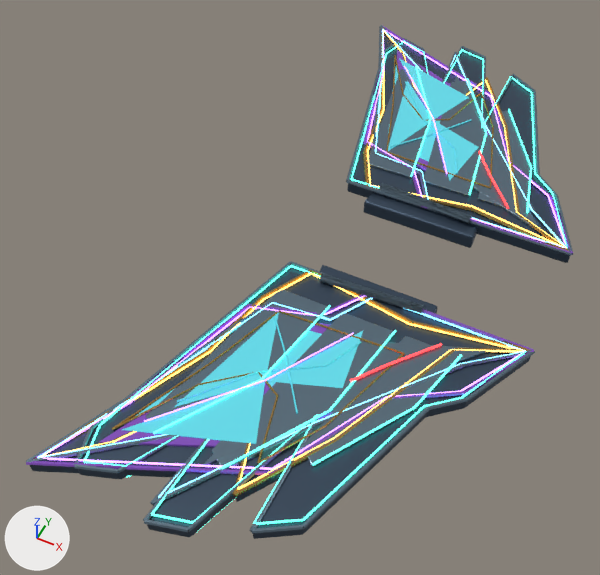
The glTF model art/blender/fittings/harrier/wings.glb, before and after one commit.
Rendered twice from a 50 mm camera at (8.2, -47.5, 49.8) aimed at (-12.7, -5.7, -2.4). The axes (+X, +Y, +Z) are drawn at lower left. The lights are the same throughout. The older version comes first. Where no turn or scale is listed for an object, it has been applied to the vertices.

The first picture shows 'w_phantom Champagne gold edging', 'w_phantom Cyan energy laminate', 'w_phantom w_phantom emitter', 'w_prism Cyan energy laminate', 'w_prism Fitting gunmetal', 'w_prism Violet prismatic glass', 'w_prism w_prism emitter', 'w_razor Brushed fitting edges', 'w_razor w_razor emitter', 'w_vane Brushed fitting edges', 'w_vane Fitting gunmetal', 'w_vane w_vane emitter' and 6 more.
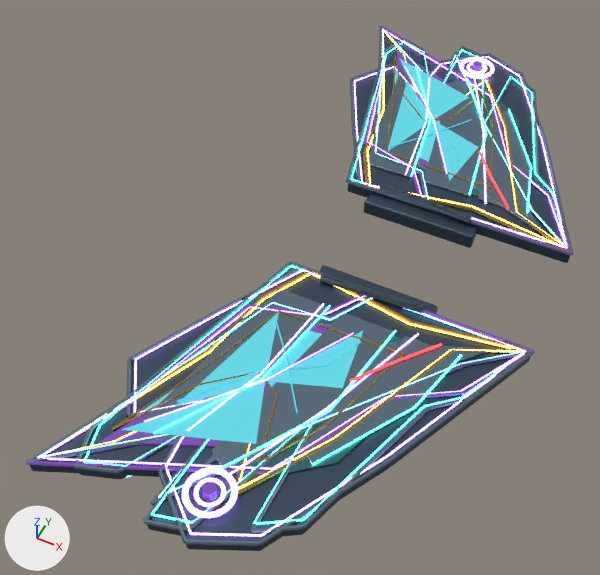
What differs and where, as boxes (x1, y1, x2, y2) in the pictures (600 x 575 px):
'w_graviton Fitting gunmetal', added
    after: (131, 58, 569, 551)
'w_graviton w_graviton emitter', added
    after: (134, 56, 568, 537)
'w_graviton Brushed fitting edges', added
    after: (126, 53, 573, 546)
'w_graviton Phantom blue-black enamel', added
    after: (237, 84, 520, 483)
'w_graviton Violet prismatic glass', added
    after: (202, 61, 482, 502)

Patch to the scene script:
```diff
--- a/art/blender/fittings/harrier/wings.glb.py
+++ b/art/blender/fittings/harrier/wings.glb.py
@@ mat_w_graviton_emitter @@
+mat_w_graviton_emitter = principled_material('w_graviton emitter')
+mat_w_graviton_emitter.base_color = (0.62, 0.36, 1.0)  # purple #cea2ff
+mat_w_graviton_emitter.metallic = 0.1
+mat_w_graviton_emitter.roughness = 0.28
+mat_w_graviton_emitter.emission_color = (0.62, 0.36, 1.0)  # purple #cea2ff
+mat_w_graviton_emitter.emission_strength = 2.8
@@ me_graviton_flux_line @@
+me_graviton_flux_line.from_pydata(...)  # 1162 vertices, 2192 faces; spans x -12.8..12.8, y -29.8..29.8, z -1.2..1.2
+me_graviton_flux_line.materials.append(mat_w_graviton_emitter)  # purple #cea2ff, glowing purple #cea2ff
@@ me_gravity_lens_core @@
+me_gravity_lens_core.from_pydata(...)  # 40 vertices, 72 faces; spans x -0.6..0.6, y -27.4..27.4, z -0.4..0.4
+me_gravity_lens_core.materials.append(mat_violet_prismatic_glass)  # purple #8452bc
@@ me_graviton_blade_inlay @@
+me_graviton_blade_inlay.from_pydata(...)  # 140 vertices, 272 faces; spans x -6.6..6.6, y -25.3..25.3, z -0.3..0.3
+me_graviton_blade_inlay.materials.append(mat_phantom_blue_black_enamel)  # dark cyan #3e7376
@@ me_card_profile_wing_spar_008 @@
+me_card_profile_wing_spar_008.from_pydata(...)  # 400 vertices, 784 faces; spans x -13.2..13.2, y -30.2..30.2, z -1.1..1.1
+me_card_profile_wing_spar_008.materials.append(mat_fitting_gunmetal)  # dark blue #415164
@@ me_bevelled_perimeter_092 @@
+me_bevelled_perimeter_092.from_pydata(...)  # 280 vertices, 480 faces; spans x -13.4..13.4, y -30.4..30.4, z -0.4..0.4
+me_bevelled_perimeter_092.materials.append(mat_brushed_fitting_edges)  # greyish blue #6c8190
@@ ob_w_graviton_w_graviton_emitter @@
+ob_w_graviton_w_graviton_emitter = bpy.data.objects.new('w_graviton w_graviton emitter', me_graviton_flux_line)
+ob_w_graviton_w_graviton_emitter.location = (-6.48, 0.0, 0.0)
@@ ob_w_graviton_violet_prismatic_glass @@
+ob_w_graviton_violet_prismatic_glass = bpy.data.objects.new('w_graviton Violet prismatic glass', me_gravity_lens_core)
+ob_w_graviton_violet_prismatic_glass.location = (-8.65, 0.0, 1.07)
@@ ob_w_graviton_phantom_blue_black_enamel @@
+ob_w_graviton_phantom_blue_black_enamel = bpy.data.objects.new('w_graviton Phantom blue-black enamel', me_graviton_blade_inlay)
+ob_w_graviton_phantom_blue_black_enamel.location = (-4.8, 0.0, 0.28)
@@ ob_w_graviton_fitting_gunmetal @@
+ob_w_graviton_fitting_gunmetal = bpy.data.objects.new('w_graviton Fitting gunmetal', me_card_profile_wing_spar_008)
+ob_w_graviton_fitting_gunmetal.location = (-6.46, 0.0, -0.56)
@@ ob_w_graviton_brushed_fitting_edges @@
+ob_w_graviton_brushed_fitting_edges = bpy.data.objects.new('w_graviton Brushed fitting edges', me_bevelled_perimeter_092)
+ob_w_graviton_brushed_fitting_edges.location = (-6.45, 0.0, 0.37)
```
